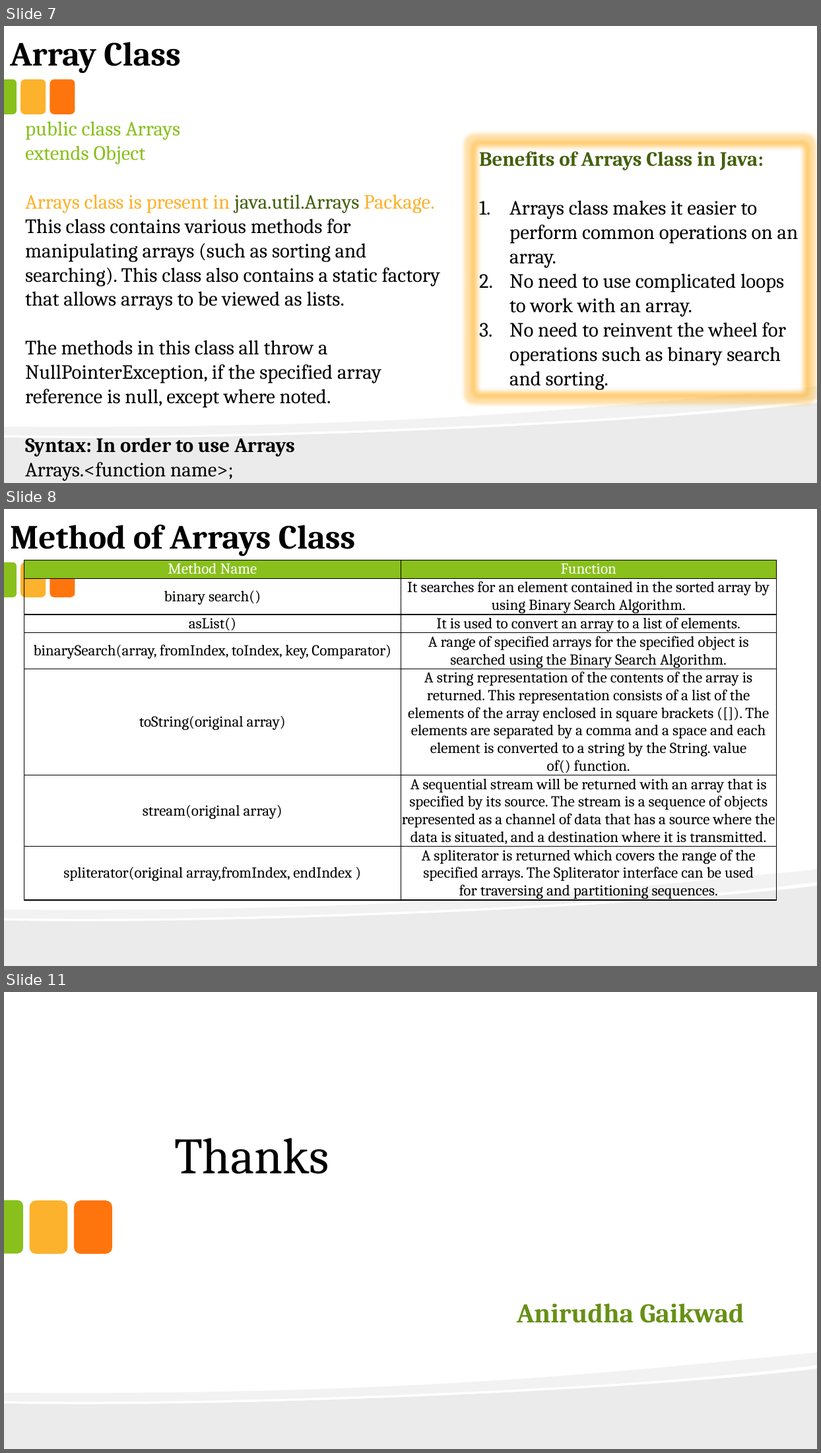
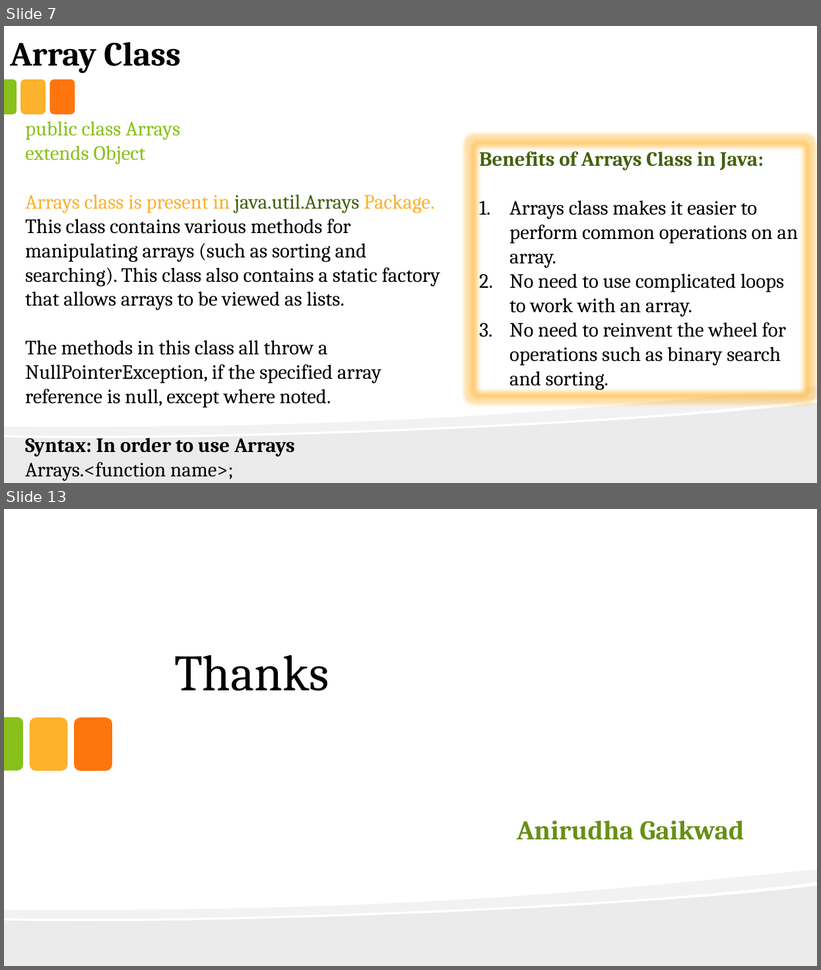
Before and after one commit to anirudhagaikwad/Java_Programming, a slide deck: Java_PPT/#6_Array.pptx. Shown one above the other, each under a label of ours: slides 7, 8 and 11 before the commit, slides 7 and 13 after it; the slides between them are not shown. The pictures are 821x1453 and 821x970 pixels, drawn with LibreOffice and Linux fonts; fonts in the diff are those of the drawing. Boxes give left, top, right and bottom in pixels: in the first picture for what was removed or moved away, otherwise in the second. Text is boxed around its words. In the diff, an @@ line names an element or a change of style, - is before the commit and + after.

```diff
--- a/Java_PPT/#6_Array.pptx
+++ b/Java_PPT/#6_Array.pptx
@@ slide 8 removed at (x1=4, y1=509, x2=817, y2=966), background #FFFFFF; not listed: 5 template elements that a slide beside it also shows @@
@@ text removed at (x1=10, y1=524, x2=356, y2=557) @@
-Method of Arrays Class
@@ table removed at (x1=24, y1=560, x2=776, y2=931), 7 rows, 2 columns @@
-Method Name | Function
-binary search() | It searches for an element contained in the sorted array by using Binary Search Algorithm.
-asList() | It is used to convert an array to a list of elements.
-binarySearch(array, fromIndex, toIndex, key, Comparator) | A range of specified arrays for the specified object is searched using the Binary Search Algorithm.
-toString(original array) | A string representation of the contents of the array is returned. This representation consists of a list of the elements of the array enclosed in square brackets ([]). The elements are separated by a comma and a space and each element is converted to a string by the String. value of() function.
-stream(original array) | A sequential stream will be returned with an array that is specified by its source. The stream is a sequence of objects represented as a channel of data that has a source where the data is situated, and a destination where it is transmitted.
-spliterator(original array,fromIndex, endIndex ) | A spliterator is returned which covers the range of the specified arrays. The Spliterator interface can be used for traversing and partitioning sequences.
@@ what was slide 11 is now slide 13 @@
```
Also in this commit, not shown: 5 slides added, 2 other slides removed, 12 other files.
